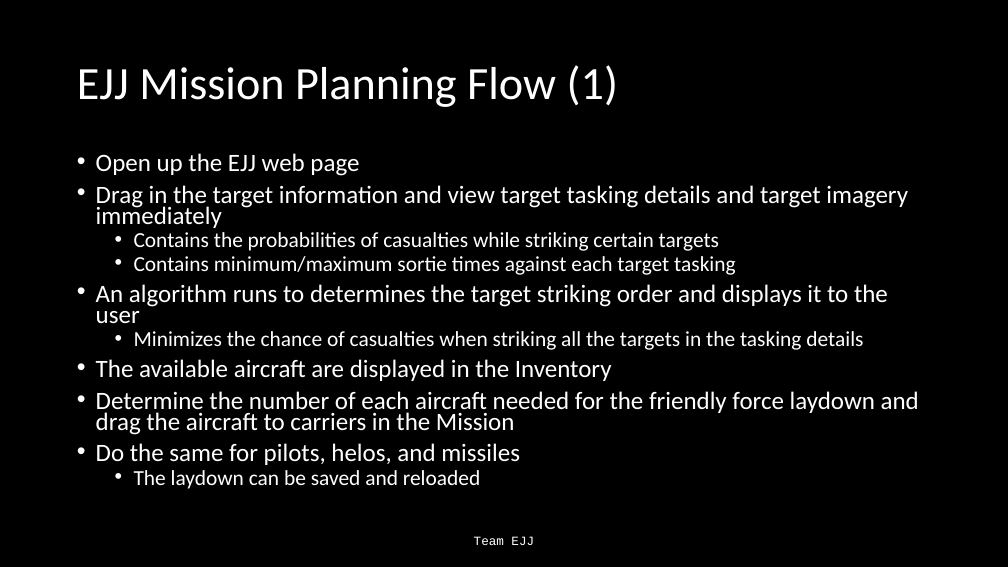
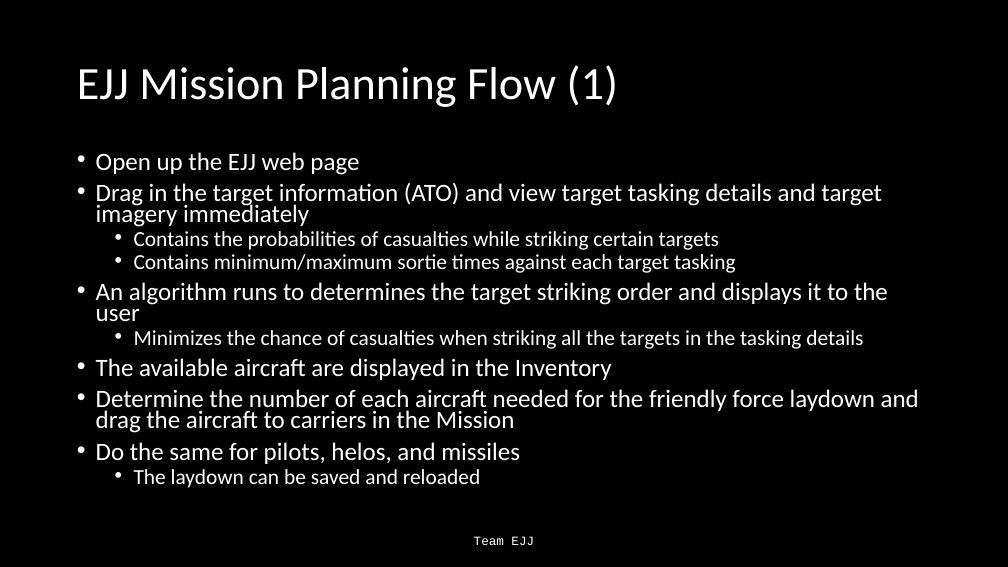
Before and after one commit to Jonathan805/RestrictedPlanning, a slide deck: slide 8 of TeamEJJ.pptx (slide 7 before the commit). Drawn at 1008x567 pixels with LibreOffice and Linux fonts; fonts in the diff are those of the drawing. Boxes give left, top, right and bottom in pixels: in the first picture for what was removed or moved away, otherwise in the second. Text is boxed around its words. In the diff, an @@ line names an element or a change of style, - is before the commit and + after.

Commit message:
removed garbage toasts.  added more buttons to each target and toatsts.  updated power point

```diff
--- a/TeamEJJ.pptx
+++ b/TeamEJJ.pptx
@@ text at bbox=[96, 183, 882, 227]: text changed @@
-• Drag in the target information and view target tasking details and target imagery immediately
+• Drag in the target information (ATO) and view target tasking details and target imagery immediately
```
Also in this commit, not shown: 4 other slides changed, 3 slides added, 4 other files.
